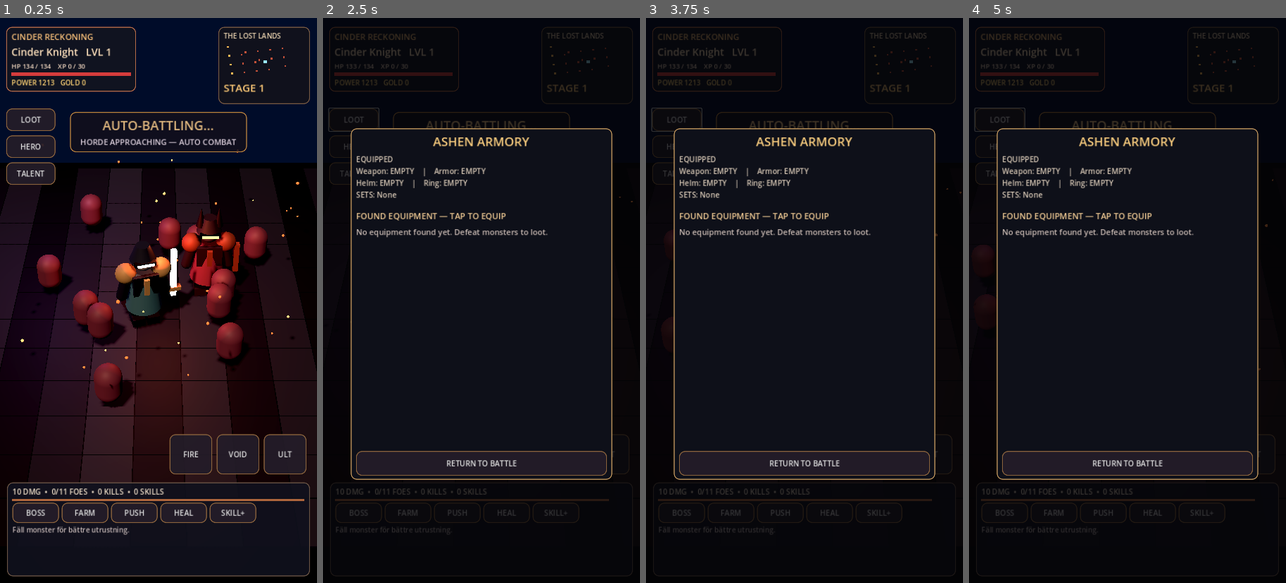
Above: before the commit, frames 1-4 (left to right).
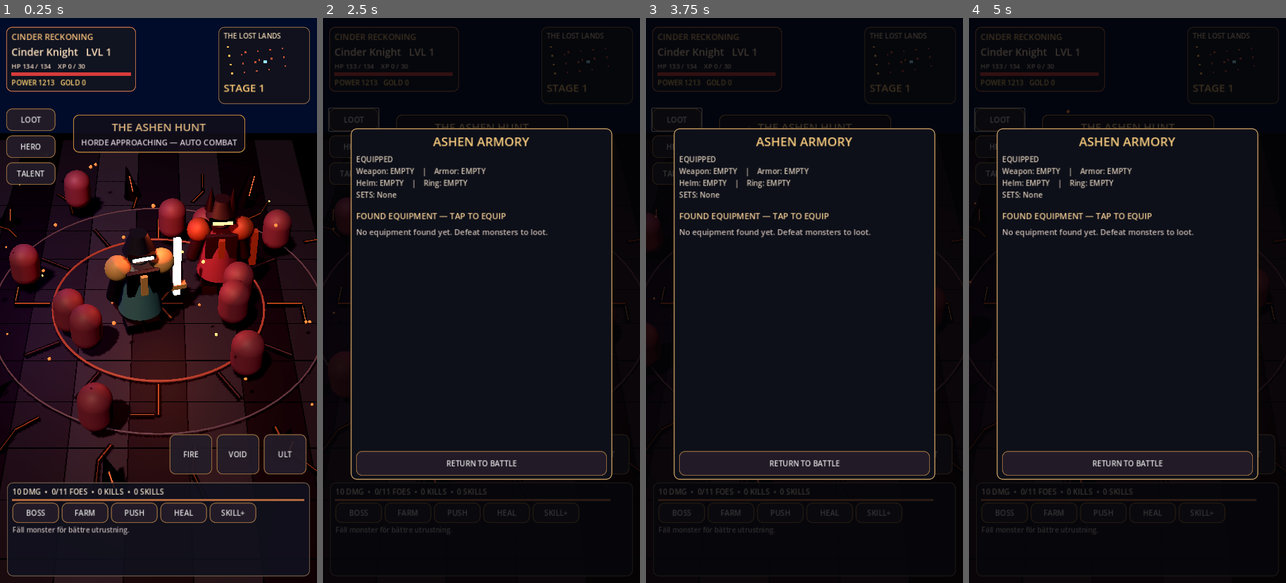
Above: after the commit, the same moments.

Repository: bananofil-wq/AshenIdle
Game: Godot game, scene res://scenes/main.tscn
Two runs of this game, one before a commit and one after it. Both use one fixed random seed, a clock stepped at 60 frames per second and the inputs below.
Inputs:
- Up to frame 1 (0.25 s): no input
- Up to frame 2 (2.5 s): click "LOOT" at 0.5 s; click "HERO" at 1.25 s; click "TALENT" at 2 s
- Up to frame 3 (3.75 s): click "BOSS" at 2.75 s; click "FARM" at 3.5 s
- Up to frame 4 (5 s): click "PUSH" at 4.25 s

The runs differ from the first frame. In frame 1, 24% of the frame differs, in the area x 0-100%, y 16-100%; in frame 2, 0.5%; in frame 3, 0.5%; in frame 4, 0.6%.

Commit message:
Overhaul arena art with cinder runes, basalt shards, lit braziers and tighter isometric framing

Diff:
--- a/scripts/main.gd
+++ b/scripts/main.gd
@@ -77,6 +77,8 @@
 var legendary_item_viewport: SubViewport
 var cached_model_scenes: Dictionary = {}
 var ember_motes: Array = []
+var ritual_marks: Array = []
+var attack_animation_index := 0
 
 
 func _ready() -> void:
@@ -164,10 +166,10 @@
     add_child(world)
 
     camera_ref = Camera3D.new()
-    camera_ref.position = Vector3(0.0, 15.2, 17.6)
+    camera_ref.position = Vector3(0.0, 13.4, 14.9)
     add_child(camera_ref)
     camera_ref.look_at(Vector3(0.0, 0.2, 0.0), Vector3.UP)
-    camera_ref.fov = 42.0
+    camera_ref.fov = 40.0
     camera_ref.current = true
     var sun := DirectionalLight3D.new()
     add_child(sun)
@@ -197,6 +199,7 @@
             t.size = Vector3(1.27, 0.08 + v * 0.1, 1.27)
             _mesh(self, t, Vector3(float(x) * 1.3, -0.04, float(z) * 1.3), _mat(stone))
     _place_dungeon_detail()
+    _decorate_arena()
     _scatter_embers()
     hero = _make_animated_character(["Knight", "Rogue", "Mage", "Barbarian"][hero_class], Vector3(-0.45, 0, 0.65), false)
     foe = _make_animated_character("Skeleton_Warrior", Vector3(1.55, 0, -0.8), true)
@@ -281,20 +284,20 @@
     controls.add_child(_ornate_button("TALENT", _open_talent_panel, Vector2(112, 51)))
 
     var banner := PanelContainer.new()
-    banner.position = Vector2(159, 213)
-    banner.size = Vector2(402, 83)
+    banner.position = Vector2(166, 219)
+    banner.size = Vector2(391, 70)
     banner.add_theme_stylebox_override("panel", _skin(Color("120f1bd2"), Color("ba823e")))
     overlay.add_child(banner)
     var banner_column := VBoxContainer.new()
     banner.add_child(banner_column)
-    center_banner = _label("AUTO-BATTLING...", 29, Color("ffd08c"))
+    center_banner = _label("THE ASHEN HUNT", 25, Color("ffd08c"))
     center_banner.horizontal_alignment = HORIZONTAL_ALIGNMENT_CENTER
     banner_column.add_child(center_banner)
     combat = _label("", 18, Color("dbceda"))
     combat.horizontal_alignment = HORIZONTAL_ALIGNMENT_CENTER
     banner_column.add_child(combat)
     var boss_panel := PanelContainer.new()
-    boss_panel.position = Vector2(182, 317)
+    boss_panel.position = Vector2(182, 309)
     boss_panel.size = Vector2(356, 57)
     boss_panel.add_theme_stylebox_override("panel", _skin(Color("160d19ea"), Color("b14b3f")))
     overlay.add_child(boss_panel)
@@ -1002,7 +1005,7 @@
             var instance: Node3D = packed.instantiate() as Node3D
             if instance != null:
                 root.add_child(instance)
-                instance.scale = Vector3.ONE * (1.45 if elite else 0.57 if i % 4 != 2 else 0.68)
+                instance.scale = Vector3.ONE * (1.48 if elite else 0.66 if i % 4 != 2 else 0.77)
                 _play_animation(instance, ["Idle", "idle", "Walking_A", "Walking", "walk"])
         if root.get_child_count() == 0:
             var body := CapsuleMesh.new()
@@ -1190,7 +1193,7 @@
         root.queue_free()
         return _fighter(at, Color("a43f52") if enemy else Color("507b81"), enemy)
     root.add_child(model)
-    model.scale = Vector3.ONE * (0.72 if enemy else 0.86)
+    model.scale = Vector3.ONE * (0.72 if enemy else 1.05)
     model.rotation.y = PI
     _play_animation(model, ["Idle_A", "Idle", "idle"])
     return root
@@ -1219,6 +1222,77 @@
                     var colored_mat := source_mat.duplicate() as BaseMaterial3D
                     colored_mat.albedo_color = colored_mat.albedo_color * tint
                     part.set_surface_override_material(surface_i, colored_mat)
+
+func _rift_line(point_a: Vector3, point_b: Vector3, width: float, color: Color) -> void:
+    # Angular low glowing seams on the dungeon floor; entirely procedural and lightweight.
+    var segment := point_b - point_a
+    var length := segment.length()
+    if length < 0.05:
+        return
+    var stone := BoxMesh.new()
+    stone.size = Vector3(width + 0.10, 0.025, length + 0.04)
+    var dark := _mesh(self, stone, (point_a + point_b) * 0.5 + Vector3(0, 0.078, 0), _mat(Color("0c0c13"), 0.11))
+    dark.rotation.y = atan2(segment.x, segment.z)
+    var crack_mesh := BoxMesh.new()
+    crack_mesh.size = Vector3(width, 0.028, length)
+    var crack := _mesh(self, crack_mesh, (point_a + point_b) * 0.5 + Vector3(0, 0.094, 0), _mat(color.darkened(0.54), 0.0, true))
+    crack.rotation.y = atan2(segment.x, segment.z)
+
+func _decorate_arena() -> void:
+    # A broken ritual seal, basalt shards and twin flaming beacons bring the arena to life.
+    # Geometry is intentionally inexpensive so GL Compatibility remains fast on Android.
+    var ring := TorusMesh.new()
+    ring.inner_radius = 2.68
+    ring.outer_radius = 2.74
+    _mesh(self, ring, Vector3(0, 0.11, 0), _mat(Color("5d251f"), 0.1, true))
+    var outer_ring := TorusMesh.new()
+    outer_ring.inner_radius = 4.23
+    outer_ring.outer_radius = 4.27
+    _mesh(self, outer_ring, Vector3(0, 0.105, 0), _mat(Color("37252d"), 0.1, true))
+    for mark_i in range(12):
+        var a := TAU * float(mark_i) / 12.0
+        var axis := Vector3(cos(a), 0, sin(a))
+        var transverse := Vector3(-axis.z, 0, axis.x)
+        var from := axis * 2.80
+        var to := axis * 3.70
+        _rift_line(from, to, 0.028, Color("d46035") if mark_i % 3 == 0 else Color("6d3640"))
+        if mark_i % 3 == 0:
+            _rift_line(to + transverse * 0.10, to + transverse * 0.63, 0.02, Color("dc7841"))
+    for branch_i in range(16):
+        var a := TAU * float(branch_i) / 16.0 + 0.22
+        var start := Vector3(cos(a), 0, sin(a)) * rng.randf_range(4.3, 5.0)
+        var mid := start + Vector3(cos(a + 0.32), 0, sin(a + 0.32)) * rng.randf_range(0.34, 0.86)
+        var end := mid + Vector3(cos(a - 0.19), 0, sin(a - 0.19)) * rng.randf_range(0.36, 1.02)
+        _rift_line(start, mid, 0.018 + rng.randf() * 0.018, Color("ae4a2c"))
+        _rift_line(mid, end, 0.014, Color("9b422e"))
+    for pillar_i in range(9):
+        var angle := TAU * float(pillar_i) / 9.0 + 0.35
+        var radius := 5.1 + float(pillar_i % 3) * 0.28
+        var at := Vector3(cos(angle) * radius, 0, sin(angle) * radius)
+        var shard_height := 0.55 + float(pillar_i % 4) * 0.30
+        var rock := _cone(self, 0.27, 0.0, shard_height, at + Vector3(0, shard_height * 0.49, 0), Color("1a202c"))
+        rock.rotation.z = (-0.15 if pillar_i % 2 else 0.16)
+        var seam := _box(self, Vector3(0.025, shard_height * 0.47, 0.026), at + Vector3(0.06, shard_height * 0.52, 0.21), Color("a34529"), true)
+        seam.rotation.z = rock.rotation.z
+    for beacon_i in range(2):
+        var x := -5.35 if beacon_i == 0 else 5.35
+        var beacon_z := -2.8
+        var base := Vector3(x, 0, beacon_z)
+        _cone(self, 0.43, 0.33, 1.20, base + Vector3(0, 0.60, 0), Color("242937"))
+        _cone(self, 0.37, 0.37, 0.13, base + Vector3(0, 1.27, 0), Color("775039"))
+        var fire := _sphere_part(self, 0.28, base + Vector3(0, 1.66, 0), Color("ff8c39"))
+        fire.material_override = _bright(Color("ff7c25"))
+        var fire_tip := _cone(self, 0.22, 0.015, 0.60, base + Vector3(0, 1.92, 0), Color("ffb23c"))
+        fire_tip.material_override = _bright(Color("ff9634"))
+    # Distinct center sigil becomes a memorable landmark underneath the combatants.
+    var center := CylinderMesh.new()
+    center.top_radius = 0.60
+    center.bottom_radius = 0.60
+    center.height = 0.035
+    _mesh(self, center, Vector3(0, 0.075, 0), _mat(Color("222632"), 0.62))
+    for spoke in range(6):
+        var ang := TAU * float(spoke) / 6.0
+        _rift_line(Vector3.ZERO, Vector3(cos(ang) * 0.64, 0, sin(ang) * 0.64), 0.044, Color("9e4b34"))
 
 func _scatter_embers() -> void:
     # Tiny drifting emissive ash sparks provide depth without a heavy particle shader.
